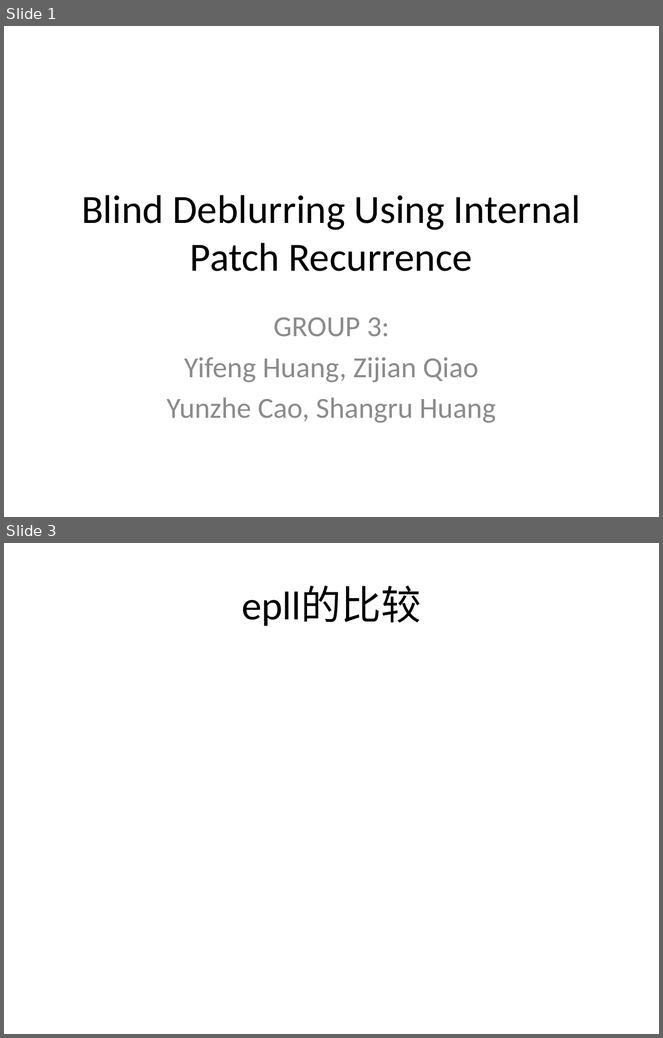
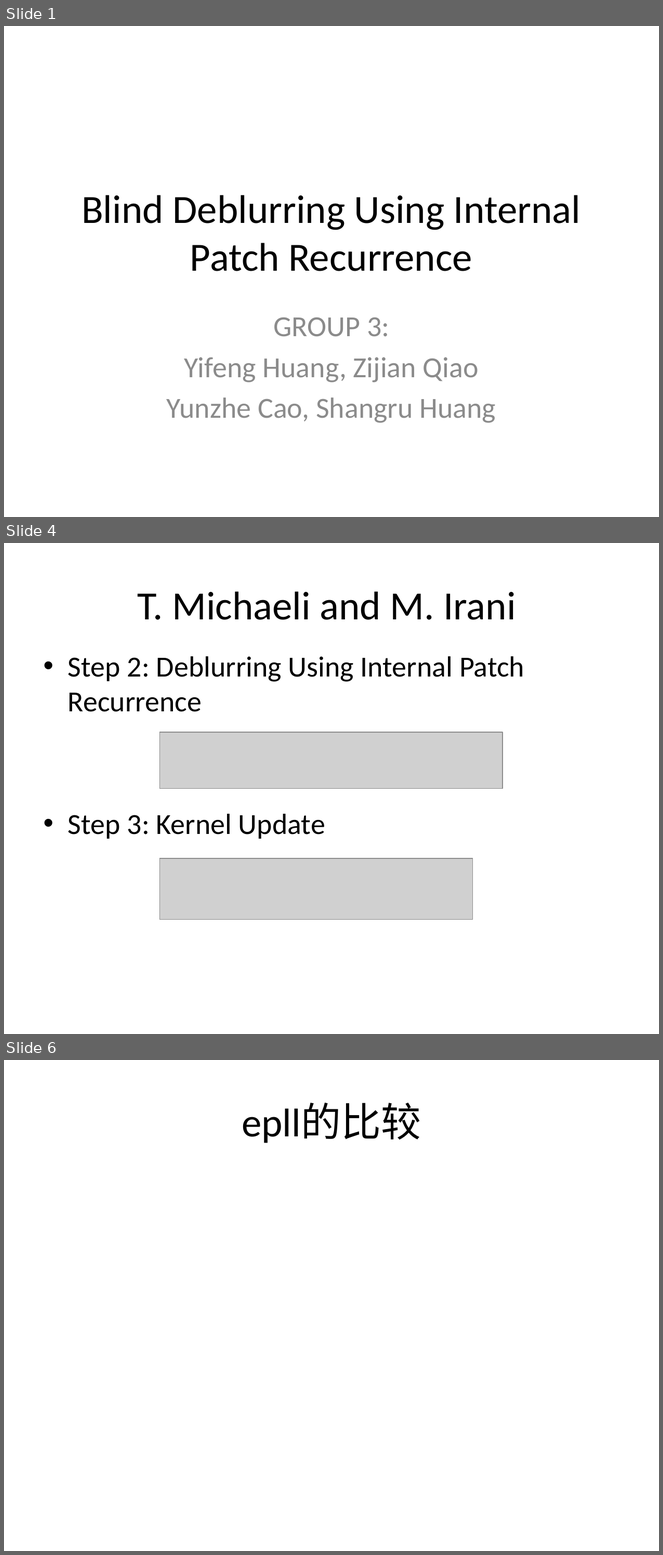
Before and after one commit to georgehwong/ECE590-03IMG, a slide deck: Paper_Presentation_pdf/presentation/ECE 590_Team 3_Presentation_final.pptx. Shown one above the other, each under a label of ours: slides 1 and 3 before the commit, slides 1, 4 and 6 after it; the slides between them are not shown. The pictures are 663x1038 and 663x1555 pixels, drawn with LibreOffice and Linux fonts; fonts in the diff are those of the drawing; grey boxes stand for pictures. Boxes give left, top, right and bottom in pixels: in the first picture for what was removed or moved away, otherwise in the second. Text is boxed around its words. In the diff, an @@ line names an element or a change of style, - is before the commit and + after.

```diff
--- a/Paper_Presentation_pdf/presentation/ECE 590_Team 3_Presentation_final.pptx
+++ b/Paper_Presentation_pdf/presentation/ECE 590_Team 3_Presentation_final.pptx
@@ slide 4 added at [4,543,659,1034], background #FFFFFF @@
@@ title added at [138,591,516,620], 44 pt, text #000000 @@
+T. Michaeli and M. Irani
@@ text added at [68,656,525,839], 32 pt, text #000000 @@
+• Step 2: Deblurring Using Internal Patch Recurrence
+• Step 3: Kernel Update
@@ picture added at [160,732,503,788] @@
@@ picture added at [160,859,473,919] @@
@@ what was slide 3 is now slide 6 @@
```
Also in this commit, not shown: 3 other slides added, 1 slide removed, 1 other file.
